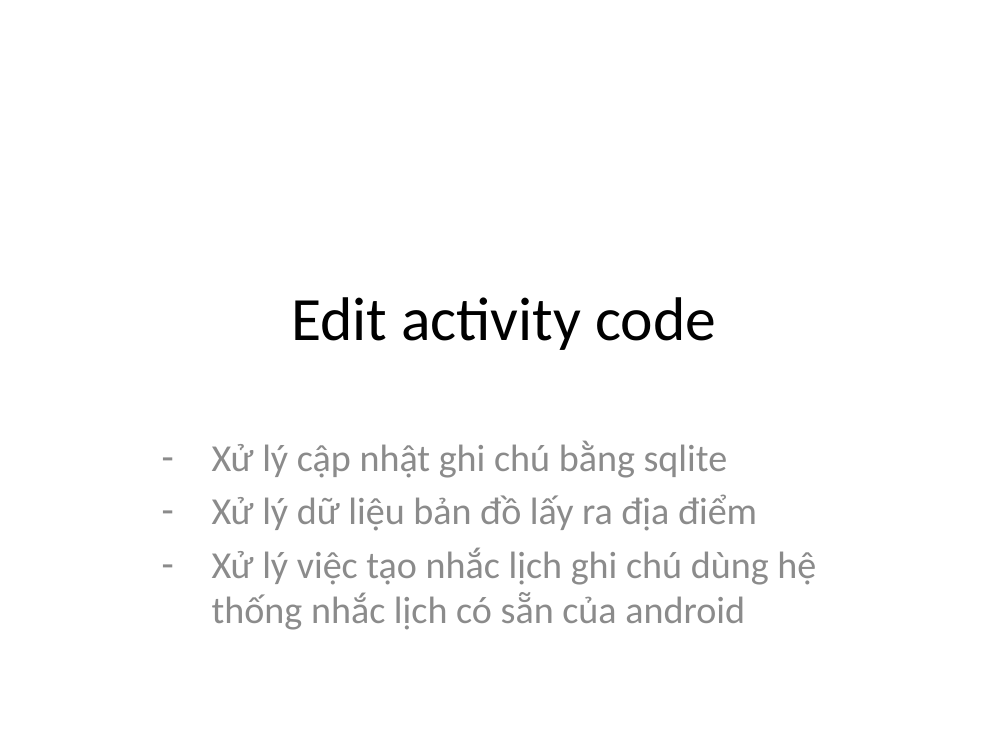
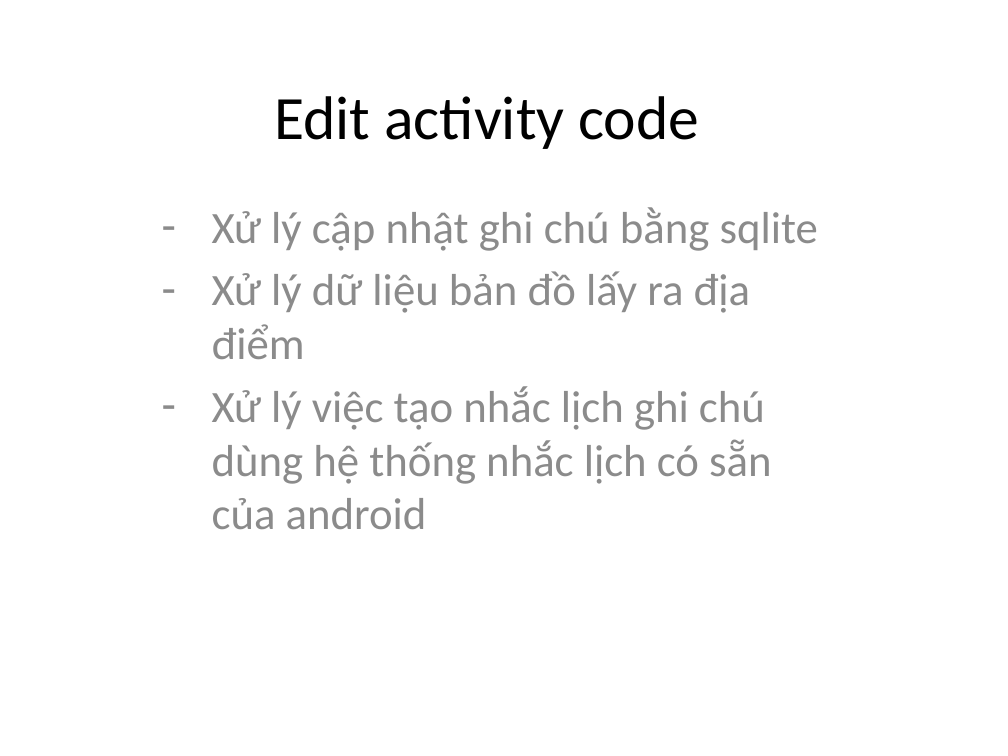
Before and after one commit to phamtuanchip/android, a slide deck: slide 22 of Mon Ky thuat lap trinh.pptx. Drawn at 1008x756 pixels with LibreOffice and Linux fonts; fonts in the diff are those of the drawing. Boxes give left, top, right and bottom in pixels: in the first picture for what was removed or moved away, otherwise in the second. Text is boxed around its words. In the diff, an @@ line names an element or a change of style, - is before the commit and + after.

```diff
--- a/Mon Ky thuat lap trinh.pptx
+++ b/Mon Ky thuat lap trinh.pptx
@@ title "Edit activity code": place and size @@
-title "Edit activity code" at <box>291,297,716,350</box>
+title "Edit activity code" at <box>274,96,699,149</box>
@@ subtitle "Xử lý cập nhật ghi ...": place and size @@
-subtitle "Xử lý cập nhật ghi ..." at <box>212,440,816,630</box>
+subtitle "Xử lý cập nhật ghi ..." at <box>212,207,818,529</box>
@@ subtitle "Xử lý cập nhật ghi ..." at <box>212,207,818,529</box>: size 27.2 to 32 pt @@
```
Also in this commit, not shown: 16 other slides changed, 7 slides added, 10 slides removed, 1 other file.
